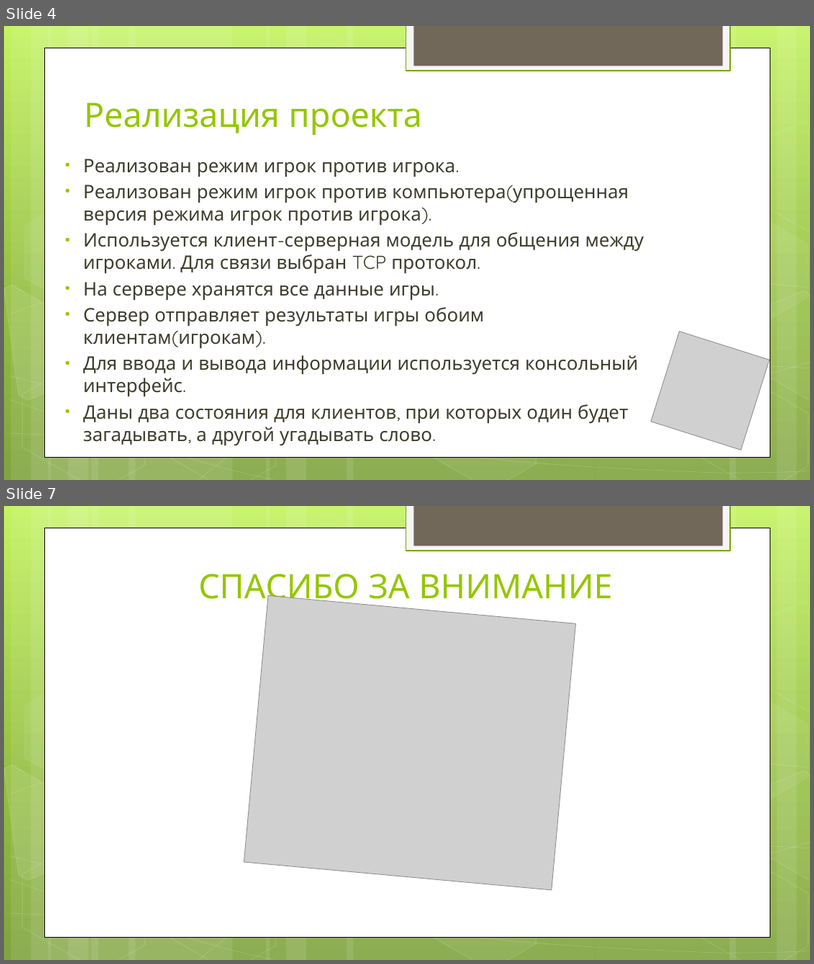
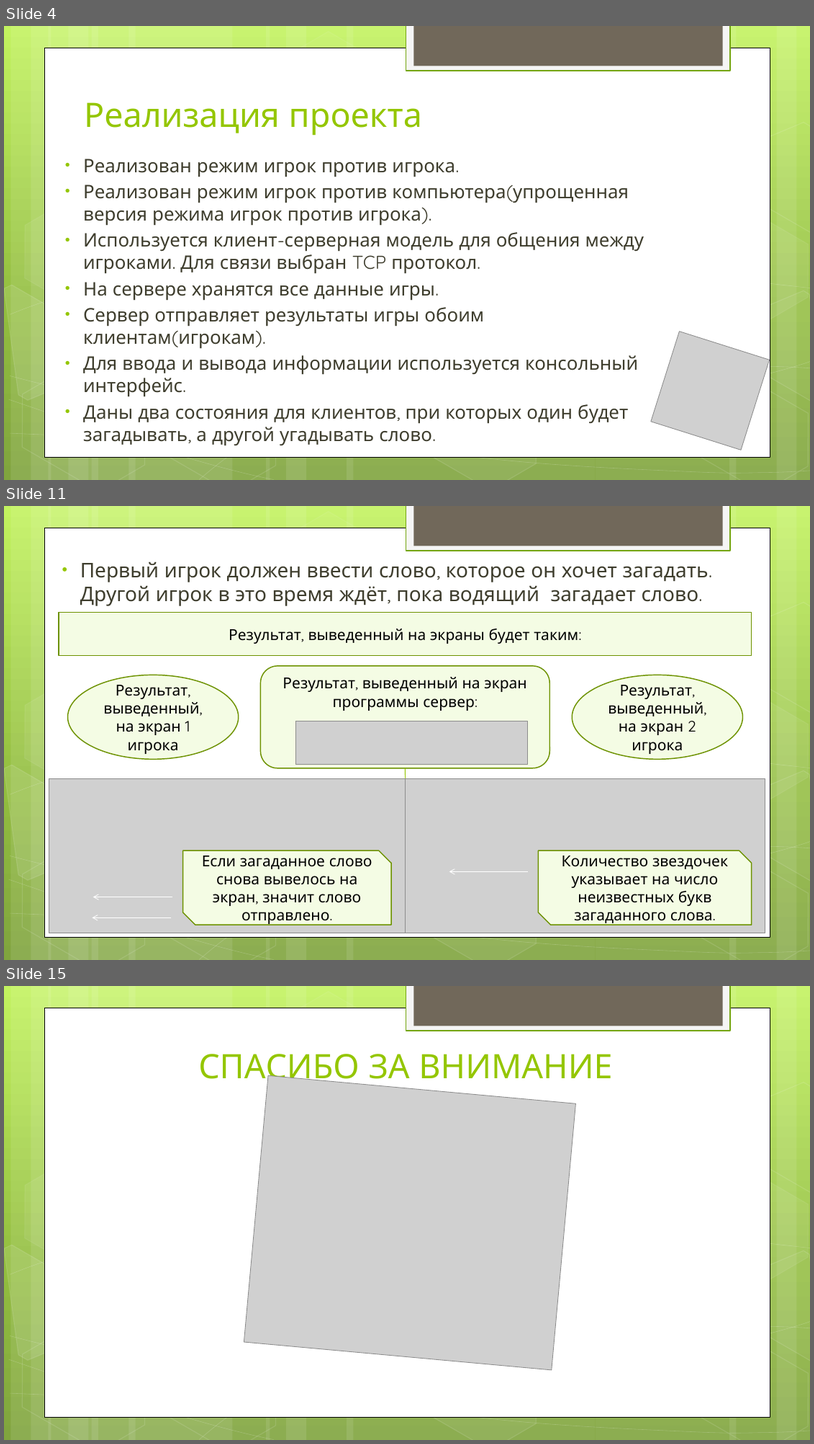
Before and after one commit to Toad-Non-Stop/Toad-Non-Stop, a slide deck: OC_Labs/palach/Презентация курсовой.ppt. Shown one above the other, each under a label of ours: slides 4 and 7 before the commit, slides 4, 11 and 15 after it; the slides between them are not shown. The pictures are 814x964 and 814x1444 pixels, drawn with LibreOffice and Linux fonts; fonts in the diff are those of the drawing; grey boxes stand for pictures. Boxes give left, top, right and bottom in pixels: in the first picture for what was removed or moved away, otherwise in the second. Text is boxed around its words. In the diff, an @@ line names an element or a change of style, - is before the commit and + after.

```diff
--- a/OC_Labs/palach/Презентация курсовой.ppt
+++ b/OC_Labs/palach/Презентация курсовой.ppt
@@ slide 11 added at [4, 506, 810, 960], background gradient #C3F35F to #93BF3F to #81A53E; not listed: 30 template elements that a slide beside it also shows @@
@@ text added at [80, 561, 709, 606], 24 pt, text #3E3D2D @@
+• Первый игрок должен ввести слово, которое он хочет загадать. Другой игрок в это время ждёт, пока водящий загадает слово.
@@ rectangle added at [59, 613, 752, 656], fill #F4FCE4, outline #6D9200 1.25 pt, 18 pt, text #000000 @@
+Результат, выведенный на экраны будет таким:
@@ ellipse added at [67, 674, 238, 759], fill #F4FCE4, outline #6D9200 1.25 pt, 18 pt, text #000000 @@
+Результат, выведенный, на экран 1 игрока
@@ rounded rectangle added at [260, 666, 550, 768], fill #F4FCE4, outline #6D9200 1.25 pt, 18 pt, text #000000 @@
+Результат, выведенный на экран программы сервер:
@@ ellipse added at [573, 674, 743, 759], fill #F4FCE4, outline #6D9200 1.25 pt, 18 pt, text #000000 @@
+Результат, выведенный, на экран 2 игрока
@@ picture added at [296, 721, 528, 764] @@
@@ picture added at [49, 778, 406, 932] @@
@@ line added from (406, 768) to (407, 932), #94C600 0.75 pt @@
@@ picture added at [406, 778, 766, 932] @@
@@ snip diag rect added at [183, 850, 392, 924], fill #F4FCE4, outline #6D9200 1.25 pt, 18 pt, text #000000 @@
+Если загаданное слово снова вывелось на экран, значит слово отправлено.
@@ snip diag rect added at [539, 850, 752, 924], fill #F4FCE4, outline #6D9200 1.25 pt, 18 pt, text #000000 @@
+Количество звездочек указывает на число неизвестных букв загаданного слова.
@@ arrow added from (528, 871) to (449, 871), #FFFFFF 0.75 pt @@
@@ arrow added from (172, 897) to (93, 897), #FFFFFF 0.75 pt @@
@@ arrow added from (172, 917) to (93, 917), #FFFFFF 0.75 pt @@
@@ what was slide 7 is now slide 15 @@
```
Also in this commit, not shown: 2 slides changed, 7 other slides added.
